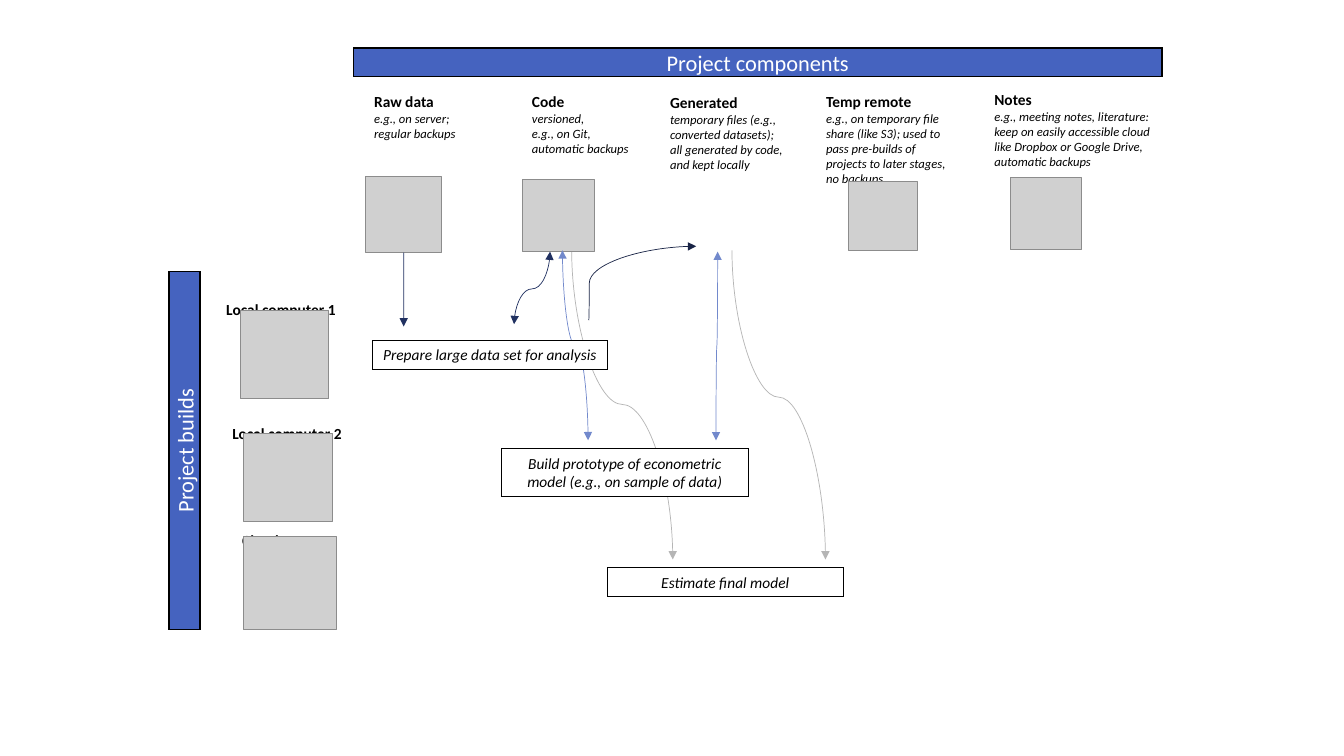
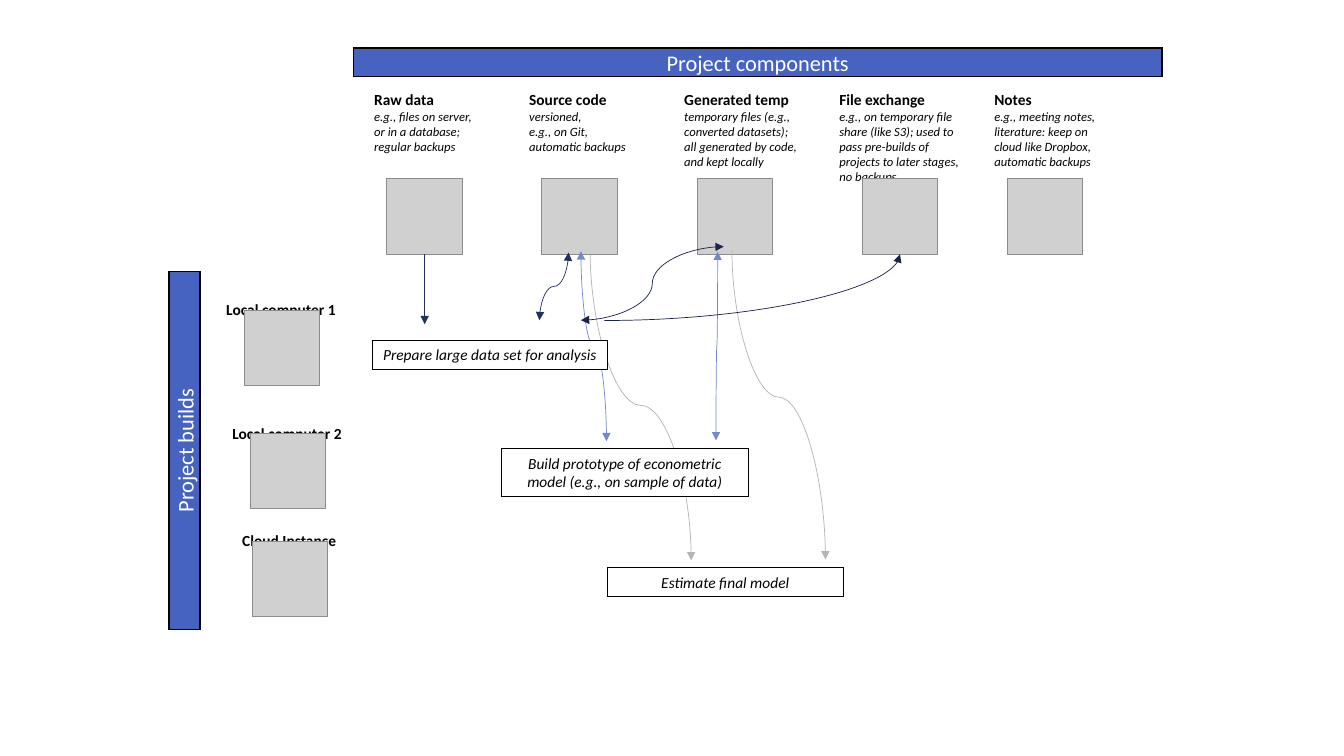
Before and after one commit to rgreminger/tilburg-science-hub, a slide deck: slide 3 of docs/workflow/figures_new.pptx (slide 2 before the commit). Drawn at 1344x756 pixels with LibreOffice and Linux fonts; fonts in the diff are those of the drawing; grey boxes stand for pictures. Boxes give left, top, right and bottom in pixels: in the first picture for what was removed or moved away, otherwise in the second. Text is boxed around its words. In the diff, an @@ line names an element or a change of style, - is before the commit and + after.

```diff
--- a/docs/workflow/figures_new.pptx
+++ b/docs/workflow/figures_new.pptx
@@ text at (x1=374, y1=94, x2=472, y2=138): text changed @@
-Raw data
-e.g., on server;
+Raw data
+e.g., files on server,
+or in a database;
@@ text at (x1=529, y1=94, x2=625, y2=153): text changed @@
-Code
-versioned,
-e.g., on Git,
-automatic backups
+Source code
+versioned,
+e.g., on Git,
+automatic backups
@@ text at (x1=684, y1=94, x2=796, y2=168): text changed @@
-Generated
-temporary files (e.g.,
-converted datasets);
-all generated by code,
-and kept locally
+Generated temp
+temporary files (e.g.,
+converted datasets);
+all generated by code,
+and kept locally
@@ text at (x1=839, y1=94, x2=959, y2=185): text changed @@
-Temp remote
-e.g., on temporary file
-share (like S3); used to
-pass pre-builds of
-projects to later stages,
-no backups
+File exchange
+e.g., on temporary file
+share (like S3); used to
+pass pre-builds of
+projects to later stages,
+no backups
@@ text at (x1=994, y1=95, x2=1095, y2=168): text changed @@
-Notes
-e.g., meeting notes, literature: keep on easily accessible cloud
-like Dropbox or Google Drive,
-automatic backups
+Notes
+e.g., meeting notes, literature: keep on cloud like Dropbox,
+automatic backups
@@ picture resized from (x1=848, y1=181, x2=918, y2=251) to (x1=697, y1=178, x2=772, y2=254) @@
@@ picture added at (x1=862, y1=178, x2=938, y2=254) @@
@@ picture resized from (x1=1010, y1=178, x2=1082, y2=250) to (x1=1007, y1=178, x2=1083, y2=254) @@
@@ 2 pictures, 1 curved arrow, 1 curved double arrow, 1 arrow moved together from (x1=366, y1=176, x2=673, y2=560) to (x1=387, y1=178, x2=692, y2=561) @@
@@ curved double arrow moved from (551, 252) - (514, 325) to (569, 253) - (539, 321) @@
@@ curved arrow moved from (589, 321) - (697, 246) to (581, 321) - (724, 247) @@
@@ curved arrow (581, 321) - (724, 247): curved arrow to curved double arrow @@
@@ curved arrow added from (605, 321) to (900, 254), #192446 0.5 pt @@
@@ picture resized from (x1=241, y1=311, x2=330, y2=399) to (x1=244, y1=311, x2=320, y2=386) @@
@@ picture resized from (x1=244, y1=434, x2=333, y2=522) to (x1=250, y1=434, x2=326, y2=509) @@
@@ picture resized from (x1=243, y1=536, x2=337, y2=630) to (x1=252, y1=541, x2=328, y2=617) @@
```
Also in this commit, not shown: 1 slide added, 27 other files.
